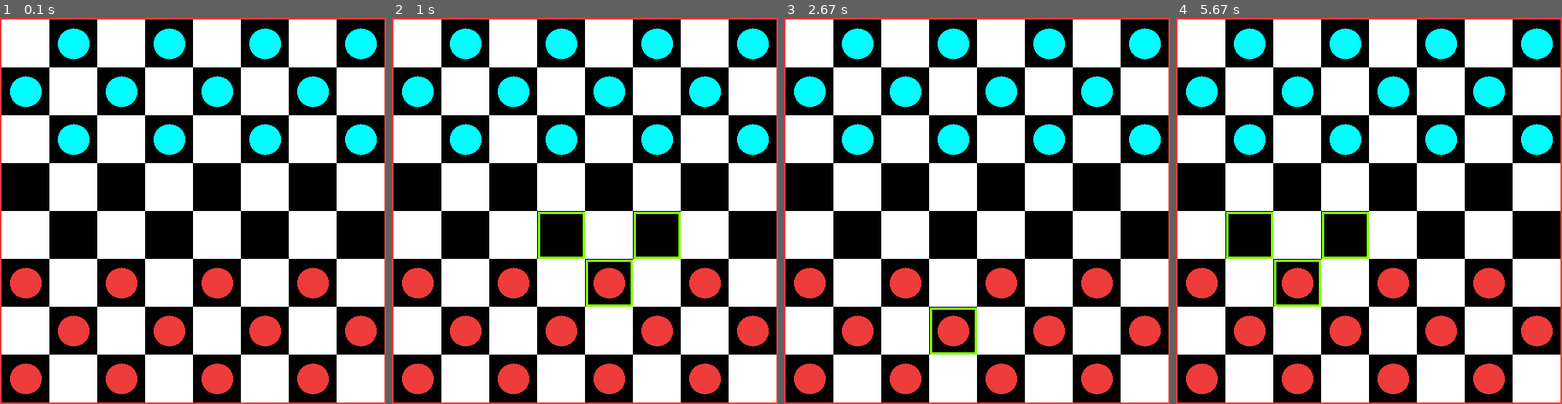
Above: before the commit, frames 1-4 (left to right).
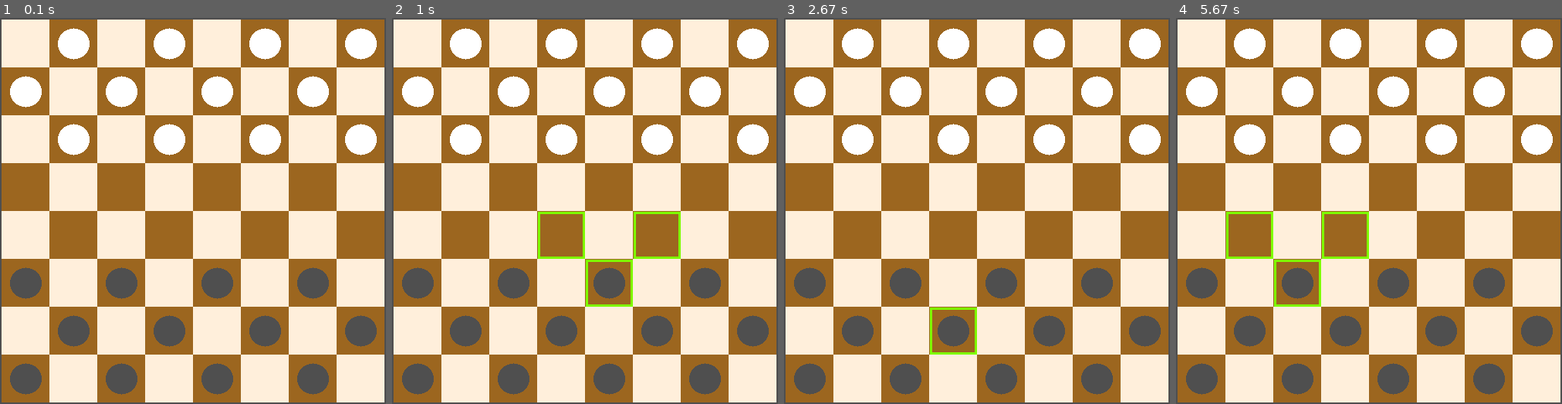
Above: after the commit, the same moments.

Repository: Jaredeco/Pygame-Checkers
Game: pygame game, started from checkers_main.py
Two runs of this game, one before a commit and one after it. Both use one fixed random seed, a clock stepped at 60 frames per second and the inputs below.
Inputs (mouse positions are in pixels of both pictures, inside the frame that each line leads up to):
- Up to frame 1 (0.1 s): no input
- Up to frame 2 (1 s): click (585, 211) at 0.38 s; click (623, 295) at 0.72 s
- Up to frame 3 (2.67 s): click (857, 153) at 1.05 s; click (957, 311) at 2.38 s
- Up to frame 4 (5.67 s): click (1357, 145) at 2.72 s; click (1276, 280) at 5.55 s

The runs differ from the first frame. In frame 1, 100% of the frame differs, in the area x 0-100%, y 0-100%; in frame 2, 99%; in frame 3, 100%; in frame 4, 99%.

Commit message:
Updated colors

Diff:
--- a/checkers/board.py
+++ b/checkers/board.py
@@ -1,10 +1,10 @@
-from checkers.globals import SCREEN_WIDTH, blue, red, black, white
+from checkers.globals import SCREEN_WIDTH, black, white, brown, light_brown
 from checkers.components import Position, Piece
 
 
 class Board:
     def __init__(self):
-        self.turn = red
+        self.turn = black
         self.av_pos = None
         self.winner = None
         dim = 8
@@ -14,10 +14,10 @@
         for i in range(dim):
             for j in range(dim):
                 pos = Position(self.size * j+2, self.size * i+2, i, j,
-                               white if (not j % 2 and not i % 2) or (j % 2 and i % 2) else black, None)
+                               light_brown if (not j % 2 and not i % 2) or (j % 2 and i % 2) else brown, None)
                 if (not i % 2 and j % 2 and (5 <= i or i <= 2)) or (i % 2 and not j % 2 and (5 <= i or i <= 2)):
                     pos.piece = Piece(pos.x + (SCREEN_WIDTH / dim / 2), pos.y + (SCREEN_WIDTH / dim) / 2, i, j,
-                                      blue if i <= 2 else red)
+                                      white if i <= 2 else black)
                 self.game[i].append(pos)
 
     def draw(self, win):
@@ -41,7 +41,7 @@
             is_king = self.game[i][j].piece.is_king
         av_pos = [(i + 1, j + 1), (i + 1, j - 1), (i - 1, j + 1), (i - 1, j - 1)]
         if not is_king:
-            av_pos = av_pos[:2] if self.turn == blue else av_pos[2:]
+            av_pos = av_pos[:2] if self.turn == white else av_pos[2:]
         if idx is not None:
             return av_pos[idx]
         pos = [(i, j)]
@@ -76,7 +76,7 @@
 
     def change_turn(self):
         self.skipping = False
-        self.turn = blue if self.turn == red else red
+        self.turn = white if self.turn == black else black
 
     def is_winner(self):
         for i in range(len(self.game)):
@@ -86,7 +86,7 @@
                     av_pos = self.available_pos(i, j)
                     if len(av_pos) > 1 and piece.color == self.turn:
                         return
-        self.winner = red if self.turn == blue else blue
+        self.winner = black if self.turn == white else white
 
     def restart(self):
         self.__init__()
--- a/checkers/components.py
+++ b/checkers/components.py
@@ -1,6 +1,6 @@
 import pygame
 from pygame import gfxdraw
-from checkers.globals import CROWN, SCREEN_WIDTH, blue, red, green
+from checkers.globals import CROWN, SCREEN_WIDTH, black, white,  green
 
 
 class Position:
@@ -74,7 +74,7 @@
             board.change_turn()
 
     def king(self, i):
-        if (self.color == red and i == 0) or (self.color == blue and i == 7):
+        if (self.color == black and i == 0) or (self.color == white and i == 7):
             self.is_king = True
 
     def move(self, board, i, j):
--- a/checkers/globals.py
+++ b/checkers/globals.py
@@ -2,10 +2,10 @@
 
 SCREEN_WIDTH = 500
 SCREEN_HEIGHT = 500
-black = (0, 0, 0)
+light_brown = (255, 239, 219)
+brown = (156, 102, 31)
+black = (79, 79, 79)
 white = (255, 255, 255)
-red = (238, 59, 59)
-blue = (0, 255, 255)
 green = (127, 255, 0)
 ICON = pygame.image.load("assets/icon.png")
 crown_img = pygame.image.load("assets/crown.png")
--- a/checkers_main.py
+++ b/checkers_main.py
@@ -1,5 +1,5 @@
 import pygame
-from checkers.globals import SCREEN_WIDTH, SCREEN_HEIGHT, ICON, blue, red, white
+from checkers.globals import SCREEN_WIDTH, SCREEN_HEIGHT, ICON,  black, white, green
 from checkers.board import Board
 from time import sleep
 pygame.init()
@@ -15,12 +15,12 @@
 
 def redraw_win(winner):
     if winner is None:
-        win.fill(blue if BOARD.turn == blue else red)
+        win.fill(white if BOARD.turn == white else black)
         BOARD.draw(win)
     else:
-        win.fill(white)
-        text = "Red player won!" if winner == red else "Blue player won!"
-        winner_text = FONT.render(text, True, winner)
+        win.fill(winner)
+        text = "Black player won!" if winner == black else "White player won!"
+        winner_text = FONT.render(text, True, green)
         win.blit(winner_text, winner_text.get_rect(center=win.get_rect().center))
         pygame.display.flip()
         sleep(3)
